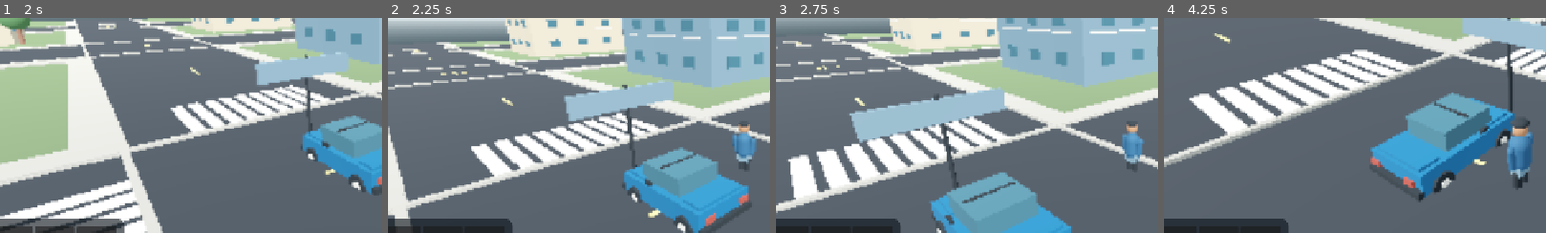
Above: before the commit, frames 1-4 (left to right).
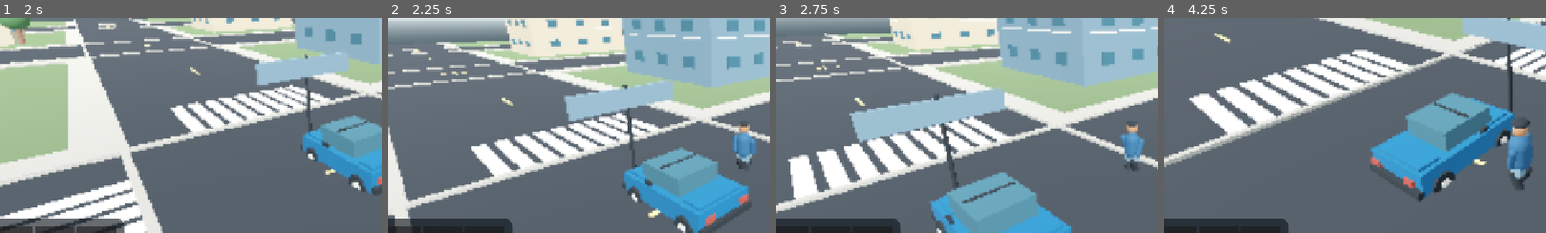
Above: after the commit, the same moments.

Repository: g82202773-coder/-blue-orbit-731
Game: Godot game, scene res://scenes/main.tscn
Same seed, same stepped clock (60 frames per second), same inputs: the game is played once before the commit and once after it.
Inputs (mouse positions are % of the whole screen's width and height, from its top left):
- Up to frame 1 (2 s): move the mouse to (72, 45) at 0.52 s; hold D (move_right) 0.53-1.25 s; tap E (interact) at 0.6 s; click (72, 45) at 0.67 s; drag from (30, 55) to (45, 70) at 1.27 s
- Up to frame 2 (2.25 s): move the mouse to (60, 28) at 2.02 s; hold D (move_right) from 2.03 s (still down); tap E (interact) at 2.1 s
- Up to frame 3 (2.75 s): keep holding D (move_right)
- Up to frame 4 (4.25 s): release D (move_right) at 2.75 s; drag from (45, 70) to (20, 35) at 2.77 s; move the mouse to (80, 65) at 3.52 s; hold A (move_left) from 3.53 s (still down); tap E (interact) at 3.6 s
The pictures show only the part of the screen within x 3-53%, y 25-75%; the shares and areas given below are measured in that part.

Frame 1 is identical in both runs. In frame 2, 0.1% of the frame differs, in the area x 90-97%, y 53-69%; in frame 3, 0.1%; in frame 4, 0.3%, in the area x 89-97%, y 52-80%.

Commit message:
Add lightweight procedural walk and run cycle with arm and leg swing

Diff:
--- a/scripts/main.gd
+++ b/scripts/main.gd
@@ -17,6 +17,9 @@
 var player: CharacterBody3D
 var car: CharacterBody3D
 var bike: CharacterBody3D
+var player_legs: Array[MeshInstance3D] = []
+var player_arms: Array[MeshInstance3D] = []
+var player_animation_clock := 0.0
 var active_vehicle: CharacterBody3D
 var active_vehicle_kind := "car"
 var bike_button: Button
@@ -440,10 +443,12 @@
     _add_capsule_piece(player, 0.29, 1.02, Vector3(0.0, 0.22, 0.0), mats["player"], "Torso")
     _box_mesh(player, Vector3(0.48, 0.28, 0.30), Vector3(0.0, -0.27, 0.0), mats["blue"], "Waist")
     for side in [-1.0, 1.0]:
-        _add_capsule_piece(player, 0.13, 0.78, Vector3(side * 0.15, -0.63, 0.0), mats["dark"], "Leg")
+        var leg := _add_capsule_piece(player, 0.13, 0.78, Vector3(side * 0.15, -0.63, 0.0), mats["dark"], "Leg")
+        player_legs.append(leg)
         _box_mesh(player, Vector3(0.22, 0.13, 0.36), Vector3(side * 0.15, -1.01, -0.05), mats["dark"], "Shoe")
         var arm := _add_capsule_piece(player, 0.105, 0.72, Vector3(side * 0.36, 0.22, 0.0), mats["player"], "Arm")
         arm.rotation.z = side * -0.12
+        player_arms.append(arm)
 
     var head := MeshInstance3D.new()
     var head_mesh := SphereMesh.new()
@@ -905,7 +910,24 @@
     else:
         player.velocity.y = -0.5
     player.move_and_slide()
+    _animate_player(delta, input_axis.length() > 0.05, speed)
     GameState.set_player_position(player.global_position)
+
+func _animate_player(delta: float, moving: bool, move_speed: float) -> void:
+    if player_legs.size() < 2 or player_arms.size() < 2:
+        return
+    if moving:
+        player_animation_clock += delta * (11.5 if move_speed > WALK_SPEED + 0.5 else 8.0)
+    var swing := sin(player_animation_clock) * (0.48 if moving else 0.0)
+    var target_leg_left := swing
+    var target_leg_right := -swing
+    var target_arm_left := -swing * 0.72
+    var target_arm_right := swing * 0.72
+    var blend := clampf(delta * (12.0 if moving else 8.0), 0.0, 1.0)
+    player_legs[0].rotation.x = lerpf(player_legs[0].rotation.x, target_leg_left, blend)
+    player_legs[1].rotation.x = lerpf(player_legs[1].rotation.x, target_leg_right, blend)
+    player_arms[0].rotation.x = lerpf(player_arms[0].rotation.x, target_arm_left, blend)
+    player_arms[1].rotation.x = lerpf(player_arms[1].rotation.x, target_arm_right, blend)
 
 func _drive_car(delta: float) -> void:
     if not is_instance_valid(active_vehicle):
